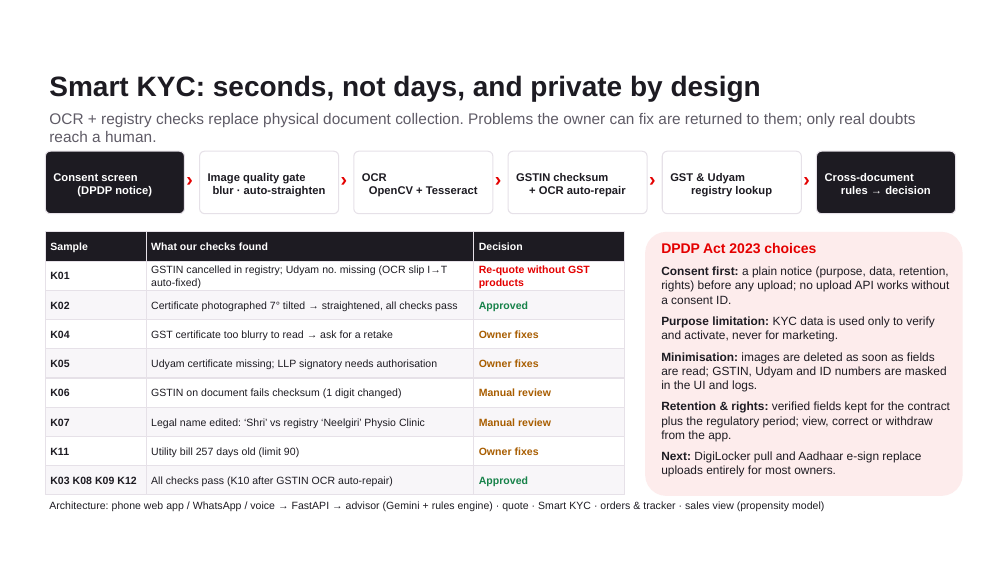
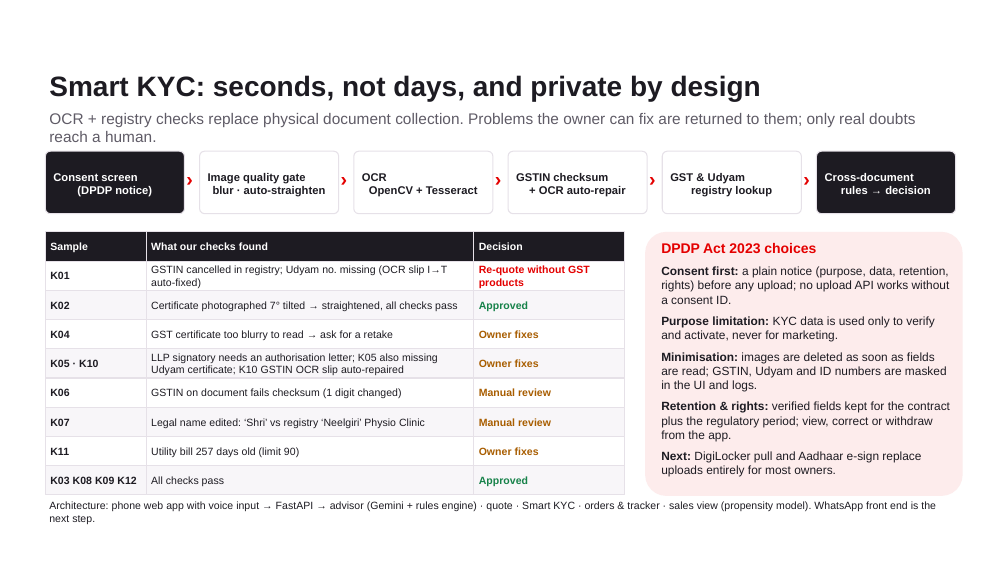
Before and after one commit to MRC005/AIRTEL_SYNC, a slide deck: slide 5 of deck/FullBars_VIT.pptx. Drawn at 1008x567 pixels with LibreOffice and Linux fonts; fonts in the diff are those of the drawing; background and template pictures are left out. Boxes give left, top, right and bottom in pixels: in the first picture for what was removed or moved away, otherwise in the second. Text is boxed around its words. In the diff, an @@ line names an element or a change of style, - is before the commit and + after.

Commit message:
Deck: correct drop counts and KYC table, tighten wording, team file properties

```diff
--- a/deck/FullBars_VIT.pptx
+++ b/deck/FullBars_VIT.pptx
@@ text in rectangle at (x1=50, y1=359, x2=98, y2=367): text changed @@
-K05
+K05 · K10
@@ text in rectangle at (x1=151, y1=353, x2=438, y2=375): text changed @@
-Udyam certificate missing; LLP signatory needs authorisation
+LLP signatory needs an authorisation letter; K05 also missing Udyam certificate; K10 GSTIN OCR slip auto-repaired
@@ text in rectangle at (x1=151, y1=476, x2=224, y2=486): text changed @@
-All checks pass (K10 after GSTIN OCR auto-repair)
+All checks pass
@@ text at (x1=49, y1=501, x2=936, y2=524): text changed @@
-Architecture: phone web app / WhatsApp / voice → FastAPI → advisor (Gemini + rules engine) · quote · Smart KYC · orders & tracker · sales view (propensity model)
+Architecture: phone web app with voice input → FastAPI → advisor (Gemini + rules engine) · quote · Smart KYC · orders & tracker · sales view (propensity model). WhatsApp front end is the next step.
```
Also in this commit, not shown: 1 other slide changed, 2 other files.
